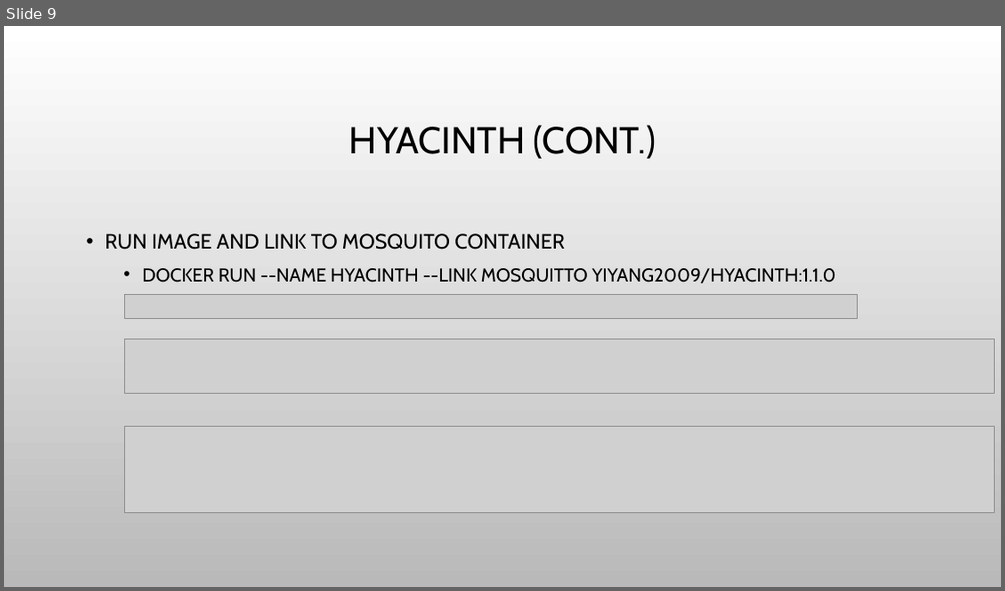
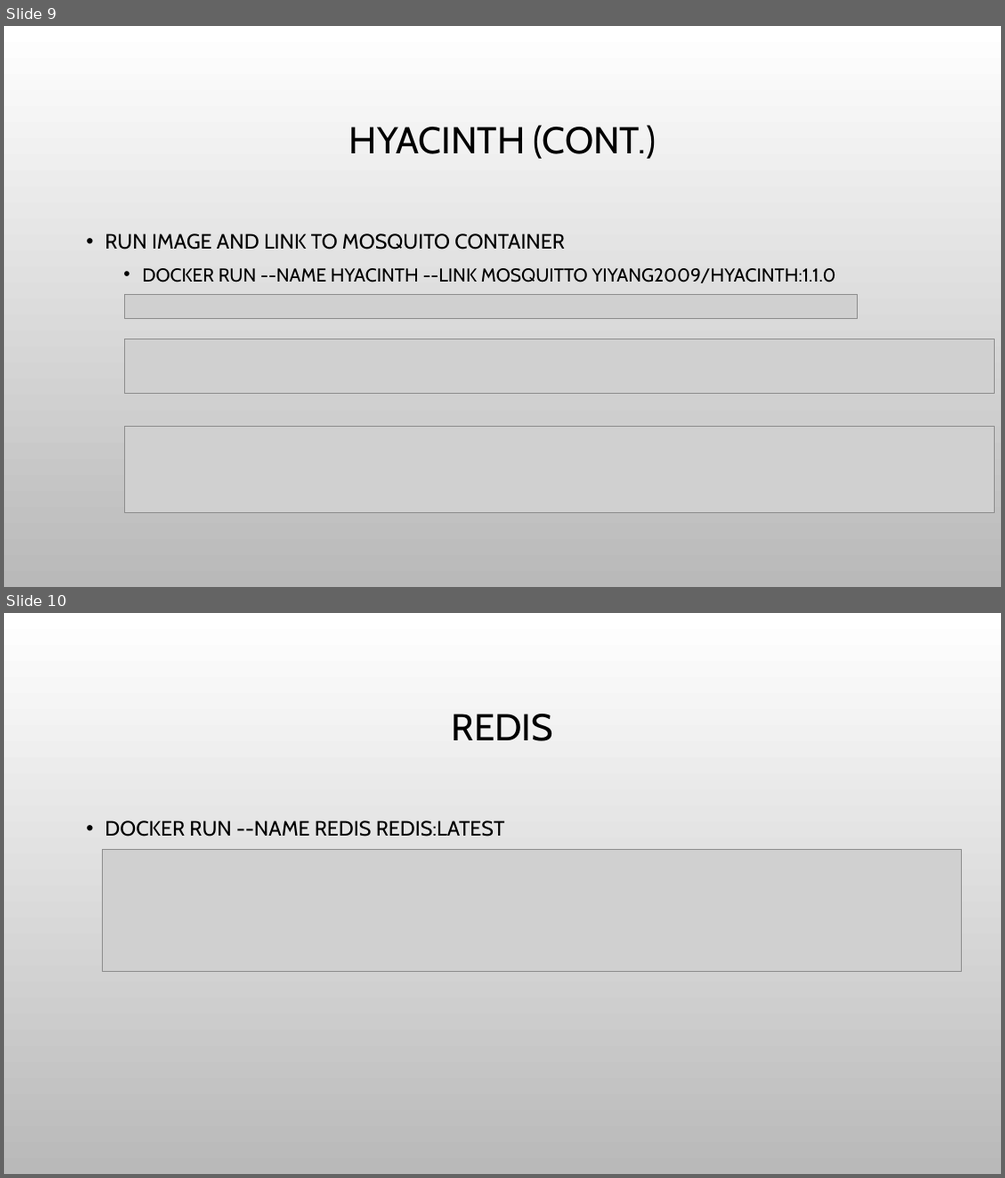
Before and after one commit to haixiang1977/iris, a slide deck: Docker architect.pptx. Shown one above the other, each under a label of ours: slide 9 before the commit, slides 9 and 10 after it. The pictures are 1005x591 and 1005x1178 pixels, drawn with LibreOffice and Linux fonts; fonts in the diff are those of the drawing; grey boxes stand for pictures; background and template pictures are left out. Boxes give left, top, right and bottom in pixels: in the first picture for what was removed or moved away, otherwise in the second. Text is boxed around its words. In the diff, an @@ line names an element or a change of style, - is before the commit and + after.

```diff
--- a/Docker architect.pptx
+++ b/Docker architect.pptx
@@ slide 10 added at bbox=[4, 613, 1001, 1174], background picture (left out) @@
@@ title added at bbox=[452, 714, 553, 741], 36 pt, text #000000 @@
+REDIS
@@ text added at bbox=[105, 820, 505, 836], 20 pt, text #000000 @@
+• DOCKER RUN --NAME REDIS REDIS:LATEST
@@ picture added at bbox=[102, 850, 962, 972] @@
```
Also in this commit, not shown: 1 slide changed, 4 other slides added.
